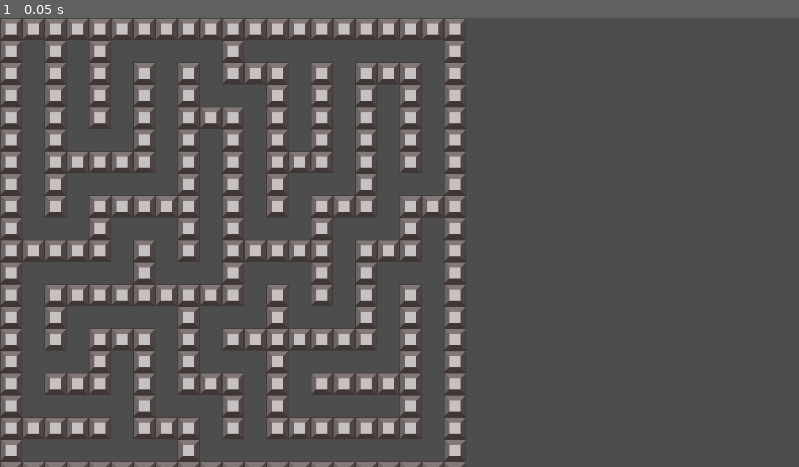
Above: before the commit, frame 1.
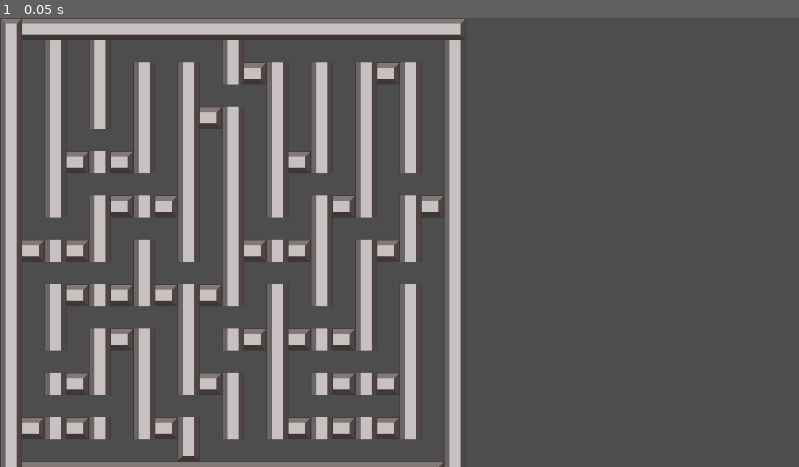
Above: after the commit, the same moment.

Repository: grotesquehead/01_maze
Game: Godot game, scene res://maze.tscn
Same seed, same stepped clock (60 frames per second), same inputs: the game is played once before the commit and once after it.
Inputs:
- Up to frame 1 (0.05 s): no input

The runs differ from the first frame. In frame 1, 9.3% of the frame differs, in the area x 0-59%, y 0-100%.

Commit message:
Added terrain paint

Diff:
--- a/src/maze.tscn
+++ b/src/maze.tscn
@@ -6,10 +6,32 @@
 [sub_resource type="TileSetAtlasSource" id="TileSetAtlasSource_1aj0n"]
 texture = ExtResource("2_4cev4")
 texture_region_size = Vector2i(32, 32)
+0:0/next_alternative_id = 4
 0:0/0 = 0
+0:0/0/terrain_set = 0
+0:0/0/terrain = 0
+0:0/0/terrains_peering_bit/right_side = 0
+0:0/0/terrains_peering_bit/bottom_right_corner = 0
+0:0/0/terrains_peering_bit/bottom_side = 0
 1:0/0 = 0
+1:0/0/terrain_set = 0
+1:0/0/terrain = 0
+1:0/0/terrains_peering_bit/right_side = 0
+1:0/0/terrains_peering_bit/bottom_right_corner = 0
+1:0/0/terrains_peering_bit/bottom_side = 0
+1:0/0/terrains_peering_bit/bottom_left_corner = 0
+1:0/0/terrains_peering_bit/left_side = 0
 2:0/0 = 0
+2:0/0/terrain_set = 0
+2:0/0/terrain = 0
+2:0/0/terrains_peering_bit/bottom_side = 0
+2:0/0/terrains_peering_bit/bottom_left_corner = 0
+2:0/0/terrains_peering_bit/left_side = 0
+3:0/next_alternative_id = 3
 3:0/0 = 0
+3:0/0/terrain_set = 0
+3:0/0/terrain = 0
+3:0/0/terrains_peering_bit/bottom_side = 0
 4:0/0 = 0
 5:0/0 = 0
 6:0/0 = 0
@@ -18,9 +40,37 @@
 9:0/0 = 0
 10:0/0 = 0
 0:1/0 = 0
+0:1/0/terrain_set = 0
+0:1/0/terrain = 0
+0:1/0/terrains_peering_bit/right_side = 0
+0:1/0/terrains_peering_bit/bottom_right_corner = 0
+0:1/0/terrains_peering_bit/bottom_side = 0
+0:1/0/terrains_peering_bit/top_side = 0
+0:1/0/terrains_peering_bit/top_right_corner = 0
 1:1/0 = 0
+1:1/0/terrain_set = 0
+1:1/0/terrain = 0
+1:1/0/terrains_peering_bit/right_side = 0
+1:1/0/terrains_peering_bit/bottom_right_corner = 0
+1:1/0/terrains_peering_bit/bottom_side = 0
+1:1/0/terrains_peering_bit/bottom_left_corner = 0
+1:1/0/terrains_peering_bit/left_side = 0
+1:1/0/terrains_peering_bit/top_left_corner = 0
+1:1/0/terrains_peering_bit/top_side = 0
+1:1/0/terrains_peering_bit/top_right_corner = 0
 2:1/0 = 0
+2:1/0/terrain_set = 0
+2:1/0/terrain = 0
+2:1/0/terrains_peering_bit/bottom_side = 0
+2:1/0/terrains_peering_bit/bottom_left_corner = 0
+2:1/0/terrains_peering_bit/left_side = 0
+2:1/0/terrains_peering_bit/top_left_corner = 0
+2:1/0/terrains_peering_bit/top_side = 0
 3:1/0 = 0
+3:1/0/terrain_set = 0
+3:1/0/terrain = 0
+3:1/0/terrains_peering_bit/bottom_side = 0
+3:1/0/terrains_peering_bit/top_side = 0
 4:1/0 = 0
 5:1/0 = 0
 6:1/0 = 0
@@ -29,9 +79,29 @@
 9:1/0 = 0
 10:1/0 = 0
 0:2/0 = 0
+0:2/0/terrain_set = 0
+0:2/0/terrain = 0
+0:2/0/terrains_peering_bit/right_side = 0
+0:2/0/terrains_peering_bit/top_side = 0
+0:2/0/terrains_peering_bit/top_right_corner = 0
 1:2/0 = 0
+1:2/0/terrain_set = 0
+1:2/0/terrain = 0
+1:2/0/terrains_peering_bit/right_side = 0
+1:2/0/terrains_peering_bit/left_side = 0
+1:2/0/terrains_peering_bit/top_left_corner = 0
+1:2/0/terrains_peering_bit/top_side = 0
+1:2/0/terrains_peering_bit/top_right_corner = 0
 2:2/0 = 0
+2:2/0/terrain_set = 0
+2:2/0/terrain = 0
+2:2/0/terrains_peering_bit/left_side = 0
+2:2/0/terrains_peering_bit/top_left_corner = 0
+2:2/0/terrains_peering_bit/top_side = 0
 3:2/0 = 0
+3:2/0/terrain_set = 0
+3:2/0/terrain = 0
+3:2/0/terrains_peering_bit/top_side = 0
 4:2/0 = 0
 5:2/0 = 0
 6:2/0 = 0
@@ -40,9 +110,20 @@
 9:2/0 = 0
 10:2/0 = 0
 0:3/0 = 0
+0:3/0/terrain_set = 0
+0:3/0/terrain = 0
+0:3/0/terrains_peering_bit/right_side = 0
 1:3/0 = 0
+1:3/0/terrain_set = 0
+1:3/0/terrain = 0
+1:3/0/terrains_peering_bit/right_side = 0
+1:3/0/terrains_peering_bit/left_side = 0
 2:3/0 = 0
+2:3/0/terrain_set = 0
+2:3/0/terrain = 0
+2:3/0/terrains_peering_bit/left_side = 0
 3:3/0 = 0
+3:3/0/terrain_set = 0
 4:3/0 = 0
 5:3/0 = 0
 6:3/0 = 0
@@ -64,6 +145,9 @@
 
 [sub_resource type="TileSet" id="TileSet_750n3"]
 tile_size = Vector2i(32, 32)
+terrain_set_0/mode = 0
+terrain_set_0/terrain_0/name = "Terrain 0"
+terrain_set_0/terrain_0/color = Color(0.501961, 0.345098, 0.25098, 1)
 sources/0 = SubResource("TileSetAtlasSource_1aj0n")
 
 [node name="Maze" type="Node2D"]
--- a/src/scripts/maze.gd
+++ b/src/scripts/maze.gd
@@ -45,10 +45,14 @@
     var atlas_coords = Vector2i(3, 3)
 
     # Draw north and west walls.
+    var cells = []
     for y in range((grid_size * cell_size) + 1):
         $TileMap.set_cell(0, Vector2i(-1, y - 1), 0, atlas_coords)
+        cells.append(Vector2i(-1, y - 1))
     for x in range((grid_size * cell_size) + 1):
         $TileMap.set_cell(0, Vector2i(x - 1, -1), 0, atlas_coords)
+        cells.append(Vector2i(x - 1, -1))
+
     for y in range(grid_size):
         grid.append([])
         for x in range(grid_size):
@@ -57,20 +61,23 @@
                 for x_cell in range(cell_size):
                     if not x_cell and not y_cell:
                         continue
-                    $TileMap.set_cell(0, Vector2i((x * cell_size) + y_cell, (y * cell_size) + x_cell), 0, atlas_coords)
+                    cells.append(Vector2i((x * cell_size) + y_cell, (y * cell_size) + x_cell))
+        $TileMap.set_cells_terrain_connect(0, cells, 0, 0, true)
+
+
 
 func draw_maze(tilemap: TileMap):
-    var source_id = 0
-    var atlas_coords = Vector2i(0, 4) # The atlas coordinates of the tile
+    var source_id = -1
     for y in range(grid.size()):
         for x in range(grid[y].size()):
             var current_node = grid[y][x];
             if current_node.east_path:
                 var coords = Vector2i((x * cell_size) + 1, y * cell_size)
-                tilemap.set_cell(0, coords, source_id, atlas_coords)
+                tilemap.set_cell(0, coords, source_id)
+
             if current_node.south_path:
                 var coords = Vector2i(x * cell_size , (y * cell_size) + 1)
-                tilemap.set_cell(0, coords, source_id, atlas_coords)
+                tilemap.set_cell(0, coords, source_id)
 
 
 func recursive_backtracker():
